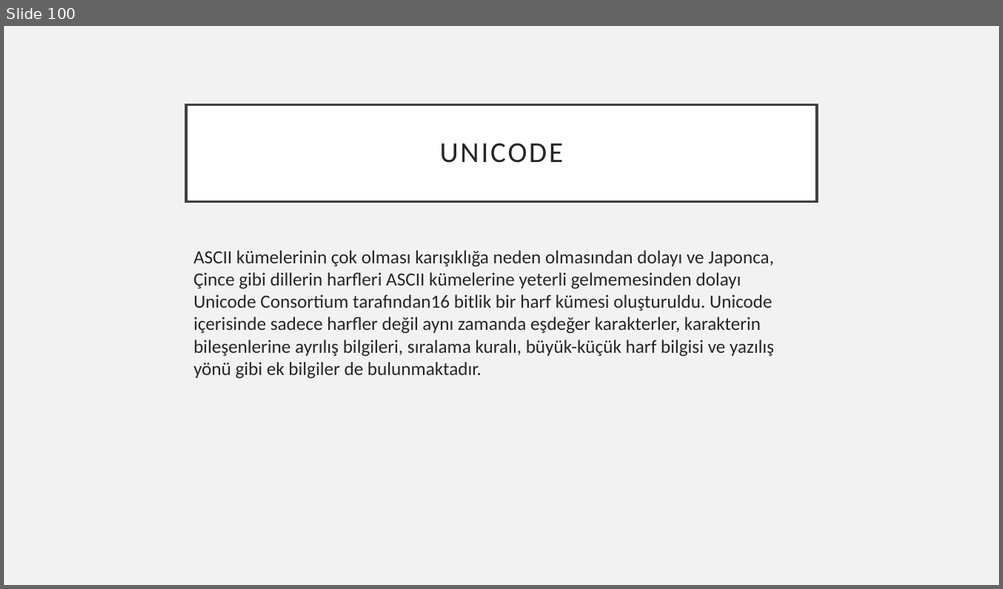
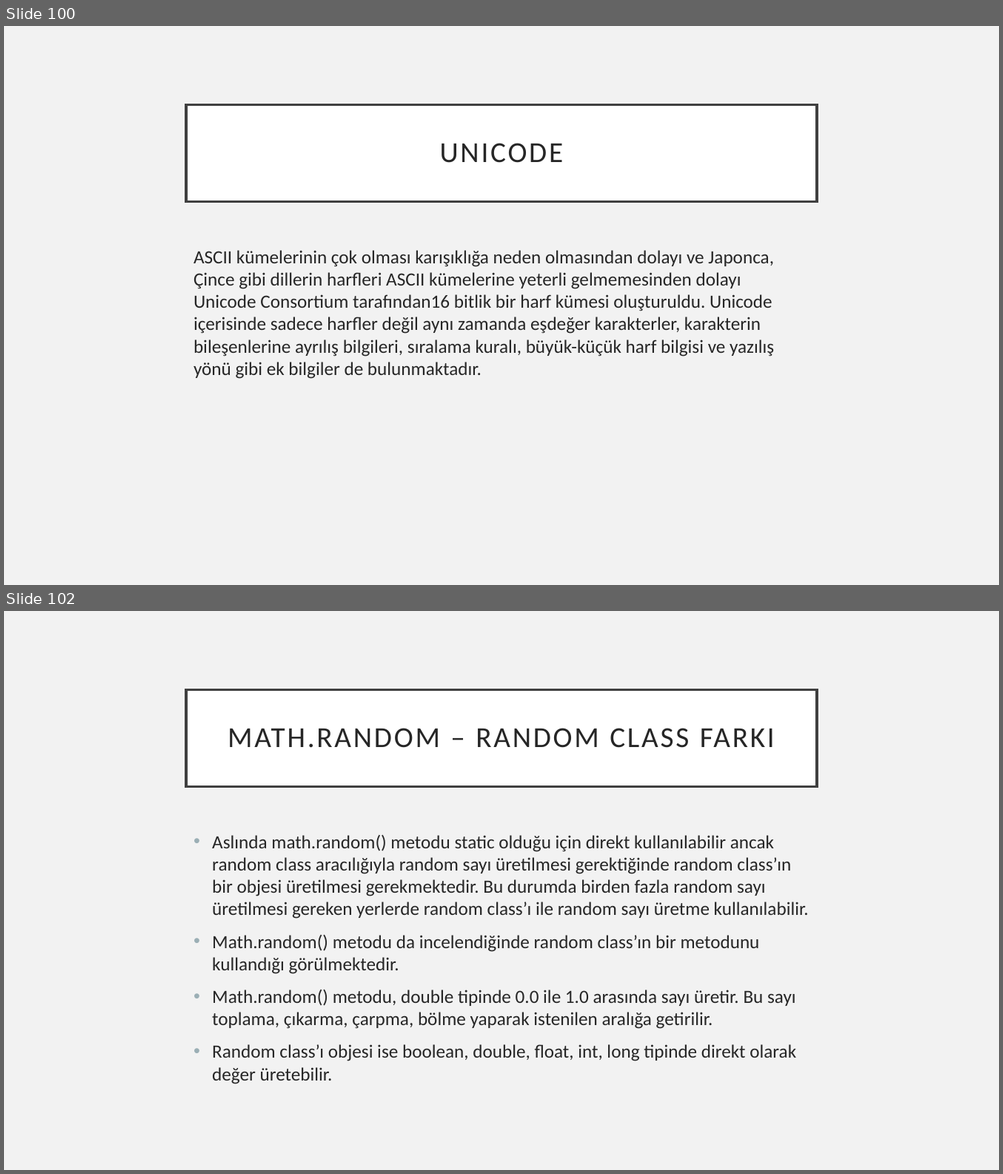
Before and after one commit to 207-Atmosware-Java-Bootcamp/5-hafta-pazartesi-javase-ardakozann, a slide deck: Turkcell_bootcamp_ArdaKozan.pptx. Shown one above the other, each under a label of ours: slide 100 before the commit, slides 100 and 102 after it; the slides between them are not shown. The pictures are 1003x589 and 1003x1174 pixels, drawn with LibreOffice and Linux fonts; fonts in the diff are those of the drawing. Boxes give left, top, right and bottom in pixels: in the first picture for what was removed or moved away, otherwise in the second. Text is boxed around its words. In the diff, an @@ line names an element or a change of style, - is before the commit and + after.

Commit message:
scanner.close ve math.random, random araştırıldı.

```diff
--- a/Turkcell_bootcamp_ArdaKozan.pptx
+++ b/Turkcell_bootcamp_ArdaKozan.pptx
@@ slide 102 added at <box>4,611,999,1170</box>, background #F2F2F2 @@
@@ title added at <box>186,689,817,786</box>, fill #FFFFFF, outline #404040 2.5 pt, 28 pt, text #262626 @@
+MATH.RANDOM – RANDOM CLASS FARKI
@@ text added at <box>212,835,808,1085</box>, 18 pt, text #262626 @@
+• Aslında math.random() metodu static olduğu için direkt kullanılabilir ancak random class aracılığıyla random sayı üretilmesi gerektiğinde random class’ın bir objesi üretilmesi gerekmektedir. Bu durumda birden fazla random sayı üretilmesi gereken yerlerde random class’ı ile random sayı üretme kullanılabilir.
+• Math.random() metodu da incelendiğinde random class’ın bir metodunu kullandığı görülmektedir.
+• Math.random() metodu, double tipinde 0.0 ile 1.0 arasında sayı üretir. Bu sayı toplama, çıkarma, çarpma, bölme yaparak istenilen aralığa getirilir.
+• Random class’ı objesi ise boolean, double, float, int, long tipinde direkt olarak değer üretebilir.
```
Also in this commit, not shown: 1 other slide added.
